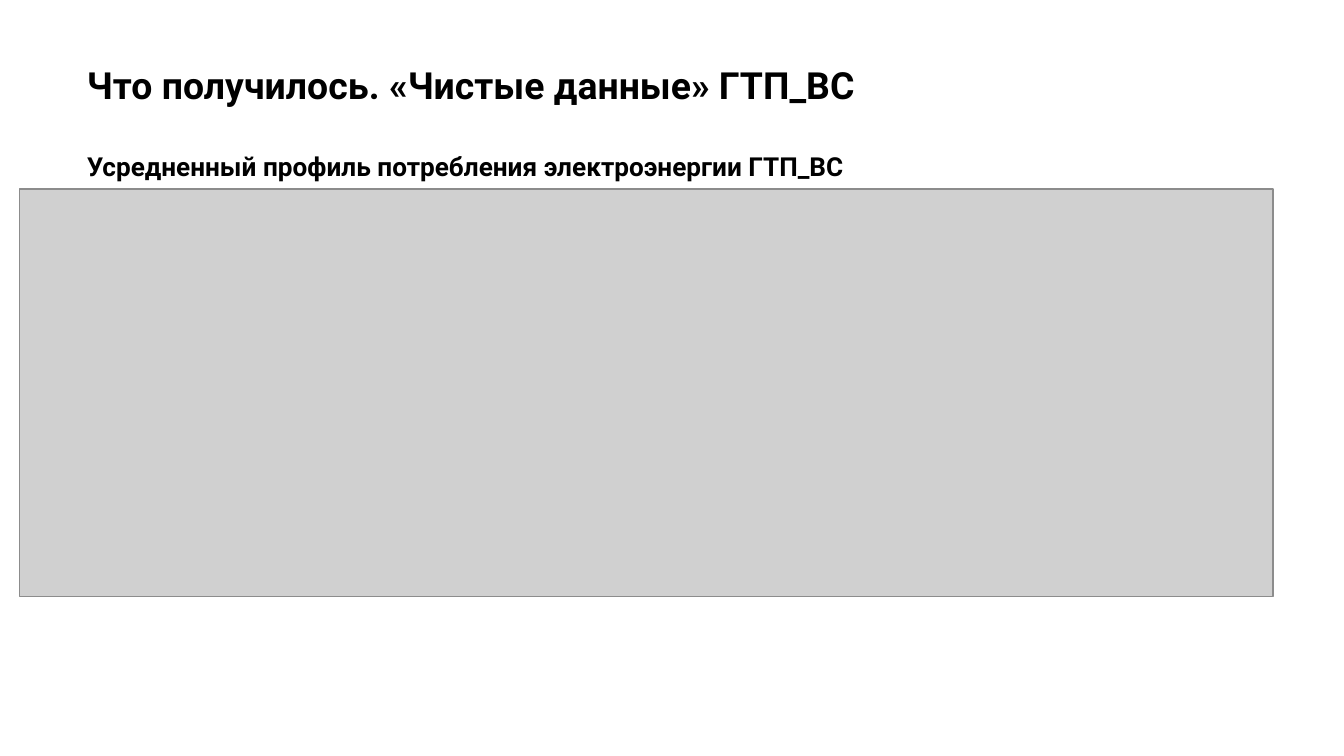
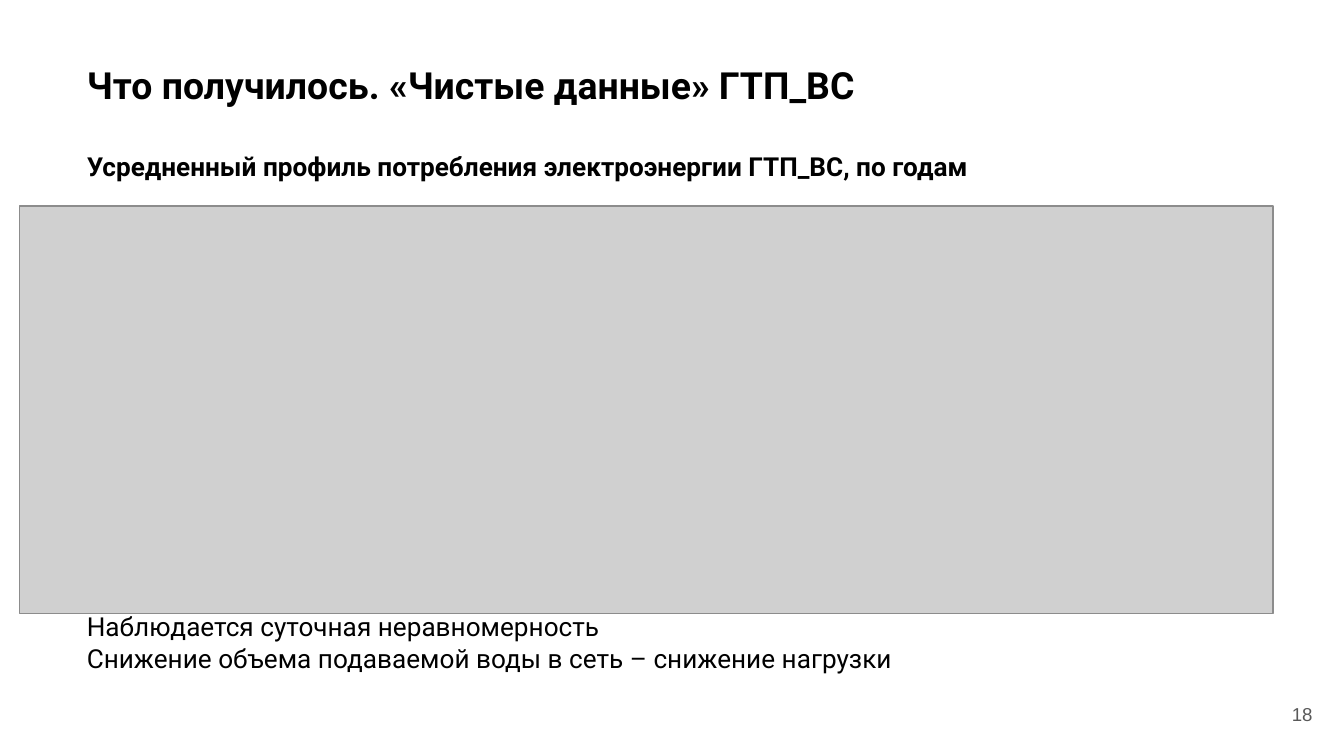
Before and after one commit to smddyakonov/otus_ds_dyakonov, a slide deck: slide 18 of hw-19/Презентация.pptx (slide 14 before the commit). Drawn at 1344x756 pixels with LibreOffice and Linux fonts; fonts in the diff are those of the drawing; grey boxes stand for pictures; background and template pictures are left out. Boxes give left, top, right and bottom in pixels: in the first picture for what was removed or moved away, otherwise in the second. Text is boxed around its words. In the diff, an @@ line names an element or a change of style, - is before the commit and + after.

```diff
--- a/hw-19/Презентация.pptx
+++ b/hw-19/Презентация.pptx
@@ text at box(87, 156, 967, 182): text changed @@
-Усредненный профиль потребления электроэнергии ГТП_ВС
+Усредненный профиль потребления электроэнергии ГТП_ВС, по годам
@@ picture: place and size @@
-picture at box(20, 190, 1274, 597)
+picture at box(20, 206, 1274, 613)
@@ text added at box(87, 612, 892, 674), 14 pt, text #000000 @@
+Наблюдается суточная неравномерность
+Снижение объема подаваемой воды в сеть – снижение нагрузки
@@ page number added at box(1292, 708, 1313, 721), 10 pt, text #595959 @@
+18
```
Also in this commit, not shown: 16 other slides changed, 7 slides added, 2 other files.
